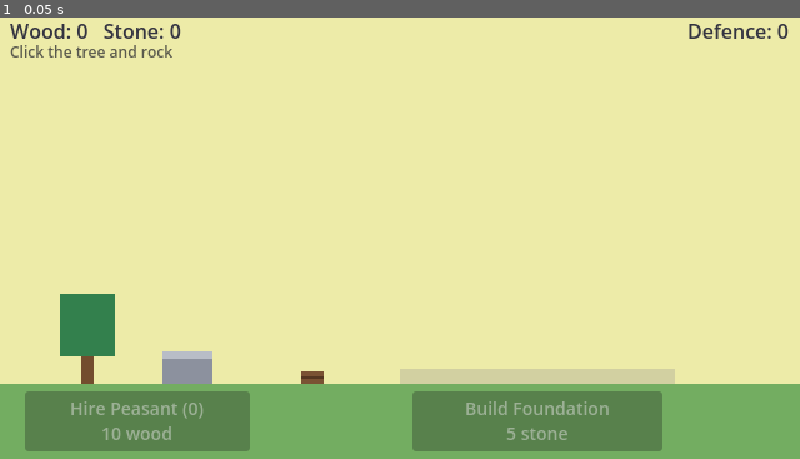
Above: before the commit, frame 1.
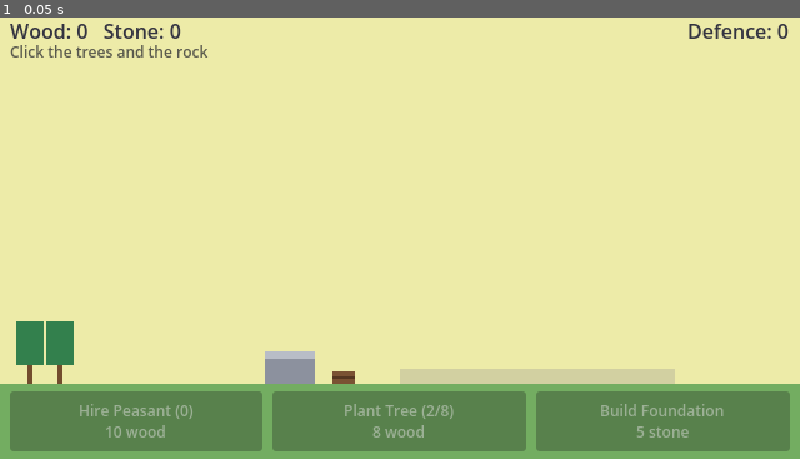
Above: after the commit, the same moment.

Repository: henrikmoepe-del/basebygger
Game: Godot game, scene res://scenes/main.tscn
Two runs of this game, one before a commit and one after it. Both use one fixed random seed, a clock stepped at 60 frames per second and the inputs below.
Inputs:
- Up to frame 1 (0.05 s): no input

The runs differ from the first frame. In frame 1, 8.7% of the frame differs, in the area x 1-99%, y 6-99%.

Commit message:
Add plantable trees that run out and regrow
Trees hold 8 wood and regrow 12 seconds after being used up, so
the number of trees limits wood income. Start with 2 trees, plant
up to 8. Peasants look for the fullest tree and wait if none is
ready. Bottom buttons now share one row.

Co-Authored-By: Claude Opus 5.5 <noreply@anthropic.com>

Diff:
--- a/scenes/main.tscn
+++ b/scenes/main.tscn
@@ -4,6 +4,7 @@
 [ext_resource type="Script" path="res://scripts/hud.gd" id="2_hud"]
 [ext_resource type="Script" path="res://scripts/castle.gd" id="3_castle"]
 [ext_resource type="Script" path="res://scripts/peasants.gd" id="4_peasants"]
+[ext_resource type="Script" path="res://scripts/grove.gd" id="5_grove"]
 
 [node name="Main" type="Node2D"]
 
@@ -20,26 +21,22 @@
 mouse_filter = 2
 color = Color(0.45, 0.68, 0.38, 1)
 
-[node name="Tree" type="Node2D" parent="."]
-position = Vector2(70, 300)
-script = ExtResource("1_gather")
-resource_type = "wood"
-size = Vector2(44, 72)
+[node name="Grove" type="Node2D" parent="."]
+position = Vector2(0, 300)
+script = ExtResource("5_grove")
 
 [node name="Rock" type="Node2D" parent="."]
-position = Vector2(150, 300)
+position = Vector2(232, 300)
 script = ExtResource("1_gather")
-resource_type = "stone"
-size = Vector2(40, 26)
 
 [node name="Castle" type="Node2D" parent="."]
 position = Vector2(430, 300)
 script = ExtResource("3_castle")
 
-[node name="Peasants" type="Node2D" parent="." node_paths=PackedStringArray("tree", "rock")]
+[node name="Peasants" type="Node2D" parent="." node_paths=PackedStringArray("grove", "rock")]
 position = Vector2(0, 300)
 script = ExtResource("4_peasants")
-tree = NodePath("../Tree")
+grove = NodePath("../Grove")
 rock = NodePath("../Rock")
 
 [node name="HUD" type="CanvasLayer" parent="."]
@@ -55,6 +52,16 @@
 theme_override_colors/font_color = Color(0.2, 0.2, 0.25, 1)
 text = "Wood: 0   Stone: 0"
 
+[node name="HintLabel" type="Label" parent="HUD"]
+offset_left = 8.0
+offset_top = 26.0
+offset_right = 220.0
+offset_bottom = 46.0
+mouse_filter = 2
+theme_override_colors/font_color = Color(0.35, 0.35, 0.3, 1)
+theme_override_font_sizes/font_size = 12
+text = "Click the trees and the rock"
+
 [node name="DefenceLabel" type="Label" parent="HUD"]
 unique_name_in_owner = true
 offset_left = 480.0
@@ -66,32 +73,33 @@
 text = "Defence: 0"
 horizontal_alignment = 2
 
-[node name="BuildButton" type="Button" parent="HUD"]
+[node name="Actions" type="HBoxContainer" parent="HUD"]
+offset_left = 8.0
+offset_top = 306.0
+offset_right = 632.0
+offset_bottom = 354.0
+theme_override_constants/separation = 8
+
+[node name="HireButton" type="Button" parent="HUD/Actions"]
 unique_name_in_owner = true
-offset_left = 330.0
-offset_top = 306.0
-offset_right = 530.0
-offset_bottom = 354.0
+layout_mode = 2
+size_flags_horizontal = 3
 focus_mode = 0
-theme_override_font_sizes/font_size = 14
-text = "Build"
-
-[node name="HireButton" type="Button" parent="HUD"]
-unique_name_in_owner = true
-offset_left = 20.0
-offset_top = 306.0
-offset_right = 200.0
-offset_bottom = 354.0
-focus_mode = 0
-theme_override_font_sizes/font_size = 14
+theme_override_font_sizes/font_size = 12
 text = "Hire Peasant"
 
-[node name="HintLabel" type="Label" parent="HUD"]
-offset_left = 8.0
-offset_top = 26.0
-offset_right = 220.0
-offset_bottom = 46.0
-mouse_filter = 2
-theme_override_colors/font_color = Color(0.35, 0.35, 0.3, 1)
+[node name="PlantButton" type="Button" parent="HUD/Actions"]
+unique_name_in_owner = true
+layout_mode = 2
+size_flags_horizontal = 3
+focus_mode = 0
 theme_override_font_sizes/font_size = 12
-text = "Click the tree and rock"
+text = "Plant Tree"
+
+[node name="BuildButton" type="Button" parent="HUD/Actions"]
+unique_name_in_owner = true
+layout_mode = 2
+size_flags_horizontal = 3
+focus_mode = 0
+theme_override_font_sizes/font_size = 12
+text = "Build"
--- a/scripts/game_state.gd
+++ b/scripts/game_state.gd
@@ -6,15 +6,21 @@
 signal castle_changed
 
 signal peasants_changed
+signal trees_changed
 
 const CastleData = preload("res://scripts/castle_data.gd")
 const PEASANT_BASE_COST := 10
 const PEASANT_COST_GROWTH := 1.5
+const START_TREES := 2
+const MAX_TREES := 8
+const TREE_BASE_COST := 8
+const TREE_COST_GROWTH := 1.6
 
 var resources := {"wood": 0, "stone": 0}
 ## How many castle pieces are built, in CastleData.PIECES order.
 var built_count := 0
 var peasants := 0
+var trees := START_TREES
 
 
 func add_resource(type: String, amount: int) -> void:
@@ -68,6 +74,21 @@
 	return true
 
 
+## Cost of the next tree, or an empty Dictionary when the grove is full.
+func tree_cost() -> Dictionary:
+	if trees >= MAX_TREES:
+		return {}
+	return {"wood": ceili(TREE_BASE_COST * pow(TREE_COST_GROWTH, trees - START_TREES))}
+
+
+func plant_tree() -> bool:
+	if trees >= MAX_TREES or not spend(tree_cost()):
+		return false
+	trees += 1
+	trees_changed.emit()
+	return true
+
+
 ## Sum of the defence of every built piece. The 3D mode will use this.
 func total_defence() -> int:
 	var total := 0
--- a/scripts/gather_spot.gd
+++ b/scripts/gather_spot.gd
@@ -1,27 +1,32 @@
 extends Node2D
-## A clickable spot (tree, rock) that gives a resource on each click.
+## A spot that gives a resource, to the player on click and to peasants.
+## Used as-is for the rock (never runs out); tree.gd extends it.
 ## Drawn with placeholder shapes until we have real art.
 
-@export var resource_type := "wood"
-@export var amount := 1
-@export var size := Vector2(40, 64)
+@export var resource_type := "stone"
+@export var size := Vector2(40, 26)
+
+
+## True if there is something to gather here right now.
+func can_gather() -> bool:
+	return true
+
+
+## Removes one unit from the spot. Returns false if there was nothing to take.
+func take() -> bool:
+	return true
 
 
 func _draw() -> void:
 	var r := _rect()
-	if resource_type == "wood":
-		# Trunk with a canopy on top.
-		draw_rect(Rect2(-5, -size.y * 0.4, 10, size.y * 0.4), Color(0.45, 0.30, 0.18))
-		draw_rect(Rect2(r.position, Vector2(size.x, size.y * 0.7)), Color(0.20, 0.50, 0.30))
-	else:
-		draw_rect(r, Color(0.55, 0.57, 0.62))
-		draw_rect(Rect2(r.position, Vector2(size.x, 6)), Color(0.72, 0.74, 0.78))
+	draw_rect(r, Color(0.55, 0.57, 0.62))
+	draw_rect(Rect2(r.position, Vector2(size.x, 6)), Color(0.72, 0.74, 0.78))
 
 
 func _unhandled_input(event: InputEvent) -> void:
 	if event is InputEventMouseButton and event.pressed and event.button_index == MOUSE_BUTTON_LEFT:
-		if _rect().has_point(make_input_local(event).position):
-			GameState.add_resource(resource_type, amount)
+		if _rect().has_point(make_input_local(event).position) and take():
+			GameState.add_resource(resource_type, 1)
 			_pop()
 			get_viewport().set_input_as_handled()
 
--- /dev/null
+++ b/scripts/grove.gd
@@ -0,0 +1,30 @@
+extends Node2D
+## The row of trees. Keeps one tree node per tree counted in GameState.
+
+const TreeSpot = preload("res://scripts/tree.gd")
+
+@export var first_x := 24.0
+@export var spacing := 24.0
+
+
+func _ready() -> void:
+	GameState.trees_changed.connect(_sync.bind(true))
+	_sync(false)
+
+
+## The grown tree with the most wood left, or null if none can be chopped.
+func best_tree() -> Node2D:
+	var best: Node2D = null
+	for tree in get_children():
+		if tree.can_gather() and (best == null or tree.wood_left > best.wood_left):
+			best = tree
+	return best
+
+
+func _sync(as_sapling: bool) -> void:
+	while get_child_count() < GameState.trees:
+		var tree := TreeSpot.new()
+		tree.position.x = first_x + spacing * get_child_count()
+		if as_sapling:
+			tree.start_as_sapling()
+		add_child(tree)
--- a/scripts/hud.gd
+++ b/scripts/hud.gd
@@ -3,16 +3,19 @@
 
 @onready var resources_label: Label = %ResourcesLabel
 @onready var defence_label: Label = %DefenceLabel
+@onready var hire_button: Button = %HireButton
+@onready var plant_button: Button = %PlantButton
 @onready var build_button: Button = %BuildButton
-@onready var hire_button: Button = %HireButton
 
 
 func _ready() -> void:
 	GameState.resources_changed.connect(_refresh)
 	GameState.castle_changed.connect(_refresh)
 	GameState.peasants_changed.connect(_refresh)
+	GameState.trees_changed.connect(_refresh)
+	hire_button.pressed.connect(GameState.hire_peasant)
+	plant_button.pressed.connect(GameState.plant_tree)
 	build_button.pressed.connect(GameState.build_next)
-	hire_button.pressed.connect(GameState.hire_peasant)
 	_refresh()
 
 
@@ -20,17 +23,22 @@
 	resources_label.text = "Wood: %d   Stone: %d" % [GameState.resources.wood, GameState.resources.stone]
 	defence_label.text = "Defence: %d" % GameState.total_defence()
 
-	var hire_cost := GameState.peasant_cost()
-	hire_button.text = "Hire Peasant (%d)\n%s" % [GameState.peasants, _cost_text(hire_cost)]
-	hire_button.disabled = not GameState.can_afford(hire_cost)
+	_set_button(hire_button, "Hire Peasant (%d)" % GameState.peasants, GameState.peasant_cost(), "")
+	_set_button(plant_button, "Plant Tree (%d/%d)" % [GameState.trees, GameState.MAX_TREES],
+			GameState.tree_cost(), "Grove full")
+	var piece := GameState.next_piece()
+	_set_button(build_button, "Build %s" % piece.get("name", ""), piece.get("cost", {}), "Castle complete")
 
-	var piece := GameState.next_piece()
-	if piece.is_empty():
-		build_button.text = "Castle complete"
-		build_button.disabled = true
+
+## Shows "title + cost" and greys the button out when it can't be afforded.
+## An empty cost means there is nothing left to buy: show done_text instead.
+func _set_button(button: Button, title: String, cost: Dictionary, done_text: String) -> void:
+	if cost.is_empty():
+		button.text = done_text
+		button.disabled = true
 		return
-	build_button.text = "Build %s\n%s" % [piece.name, _cost_text(piece.cost)]
-	build_button.disabled = not GameState.can_afford(piece.cost)
+	button.text = "%s\n%s" % [title, _cost_text(cost)]
+	button.disabled = not GameState.can_afford(cost)
 
 
 func _cost_text(cost: Dictionary) -> String:
--- a/scripts/peasant.gd
+++ b/scripts/peasant.gd
@@ -1,43 +1,67 @@
 extends Node2D
-## One peasant: walks to a gather spot, works, carries one resource home,
-## and repeats. Drawn with placeholder shapes until we have real art.
+## One peasant: finds a gather spot, walks there, works, carries the
+## resource home, and repeats. Placeholder shapes until we have real art.
 
-enum State { TO_WORK, WORKING, TO_HOME }
+enum State { IDLE, TO_WORK, WORKING, TO_HOME }
 
 const CARRY_COLORS := {"wood": Color(0.48, 0.32, 0.20), "stone": Color(0.55, 0.57, 0.62)}
+const RETRY_TIME := 0.5
 
 var resource_type := "wood"
-var work_x := 0.0
 var home_x := 0.0
 var speed := 50.0
 var work_time := 1.0
+## Called with a resource type; returns a spot to gather at, or null.
+var find_spot: Callable
 
-var _state := State.TO_WORK
+var _state := State.IDLE
 var _timer := 0.0
+var _spot: Node2D
+var _spot_offset := randf_range(-5.0, 5.0)
+var _carrying := 0
 
 
 func _process(delta: float) -> void:
 	match _state:
+		State.IDLE:
+			# Nothing to gather (e.g. all trees regrowing): wait and look again.
+			_timer -= delta
+			if _timer <= 0.0:
+				_spot = find_spot.call(resource_type)
+				_timer = RETRY_TIME
+				if _spot != null:
+					_state = State.TO_WORK
 		State.TO_WORK:
-			if _walk_to(work_x, delta):
+			if not _spot.can_gather():
+				_state = State.IDLE
+				_timer = 0.0
+			elif _walk_to(_spot.position.x + _spot_offset, delta):
 				_state = State.WORKING
 				_timer = work_time
 		State.WORKING:
 			_timer -= delta
 			if _timer <= 0.0:
-				_state = State.TO_HOME
+				if _spot.take():
+					_carrying = 1
+					_state = State.TO_HOME
+				else:
+					# Someone else took the last of it.
+					_state = State.IDLE
+					_timer = 0.0
 				queue_redraw()
 		State.TO_HOME:
 			if _walk_to(home_x, delta):
-				GameState.add_resource(resource_type, 1)
-				_state = State.TO_WORK
+				GameState.add_resource(resource_type, _carrying)
+				_carrying = 0
+				_state = State.IDLE
+				_timer = 0.0
 				queue_redraw()
 
 
 func _draw() -> void:
 	draw_rect(Rect2(-3, -10, 6, 10), Color(0.30, 0.38, 0.62))
 	draw_rect(Rect2(-2, -14, 4, 4), Color(0.93, 0.76, 0.62))
-	if _state == State.TO_HOME:
+	if _carrying > 0:
 		draw_rect(Rect2(-3, -19, 6, 4), CARRY_COLORS[resource_type])
 
 
--- a/scripts/peasants.gd
+++ b/scripts/peasants.gd
@@ -4,9 +4,9 @@
 
 const Peasant = preload("res://scripts/peasant.gd")
 
-@export var tree: Node2D
+@export var grove: Node2D
 @export var rock: Node2D
-@export var home_x := 250.0
+@export var home_x := 275.0
 
 
 func _ready() -> void:
@@ -20,14 +20,19 @@
 	draw_rect(Rect2(home_x - 9, -6, 18, 2), Color(0.33, 0.21, 0.13))
 
 
+## Where a peasant should go for this resource right now (null = nowhere).
+func find_spot(resource_type: String) -> Node2D:
+	if resource_type == "wood":
+		return grove.best_tree()
+	return rock
+
+
 func _sync() -> void:
 	while get_child_count() < GameState.peasants:
-		var index := get_child_count()
 		var peasant := Peasant.new()
 		# Alternate jobs so wood and stone both come in.
-		var spot := tree if index % 2 == 0 else rock
-		peasant.resource_type = spot.resource_type
-		peasant.work_x = spot.position.x + randf_range(-6.0, 6.0)
+		peasant.resource_type = "wood" if get_child_count() % 2 == 0 else "stone"
+		peasant.find_spot = find_spot
 		peasant.home_x = home_x + randf_range(-6.0, 6.0)
 		peasant.speed *= randf_range(0.9, 1.1)
 		peasant.position.x = peasant.home_x
--- /dev/null
+++ b/scripts/tree.gd
@@ -0,0 +1,53 @@
+extends "res://scripts/gather_spot.gd"
+## A tree: holds a limited amount of wood, and regrows after it is used up.
+## More trees means more wood per minute, which is why planting matters.
+
+const MAX_WOOD := 8
+const GROW_TIME := 12.0
+
+var wood_left := MAX_WOOD
+## 0 = just planted (or chopped down), 1 = fully grown.
+var growth := 1.0
+
+
+func _init() -> void:
+	resource_type = "wood"
+	size = Vector2(22, 50)
+
+
+func start_as_sapling() -> void:
+	growth = 0.0
+	wood_left = 0
+
+
+func can_gather() -> bool:
+	return growth >= 1.0 and wood_left > 0
+
+
+func take() -> bool:
+	if not can_gather():
+		return false
+	wood_left -= 1
+	if wood_left == 0:
+		growth = 0.0
+	queue_redraw()
+	return true
+
+
+func _process(delta: float) -> void:
+	if growth < 1.0:
+		growth = minf(growth + delta / GROW_TIME, 1.0)
+		if growth >= 1.0:
+			wood_left = MAX_WOOD
+		queue_redraw()
+
+
+func _draw() -> void:
+	# The tree is drawn smaller while it grows; the canopy thins as wood is taken.
+	var s := lerpf(0.25, 1.0, growth)
+	var w := size.x * s
+	var h := size.y * s
+	var fullness := 1.0 if growth < 1.0 else lerpf(0.55, 1.0, float(wood_left) / MAX_WOOD)
+	var canopy := Color(0.45, 0.70, 0.40) if growth < 1.0 else Color(0.20, 0.50, 0.30)
+	draw_rect(Rect2(-maxf(1.0, 2.0 * s), -h * 0.45, maxf(2.0, 4.0 * s), h * 0.45), Color(0.45, 0.30, 0.18))
+	draw_rect(Rect2(-w * fullness / 2, -h, w * fullness, h * 0.7), canopy)
Not shown, added: scripts/peasant.gd.uid
Not shown, added: scripts/peasants.gd.uid
